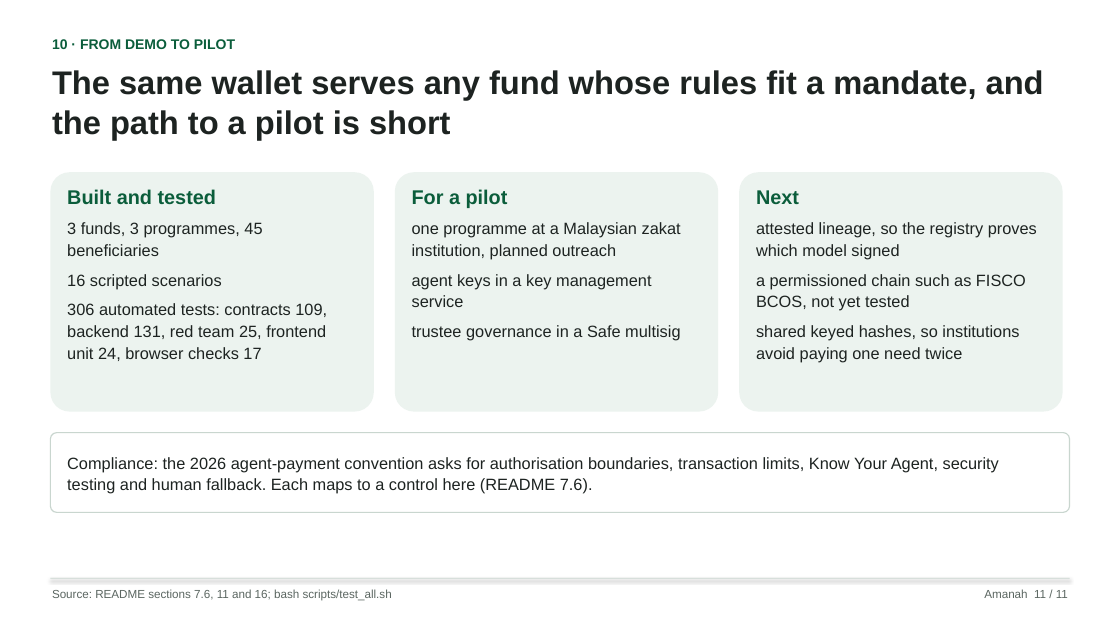
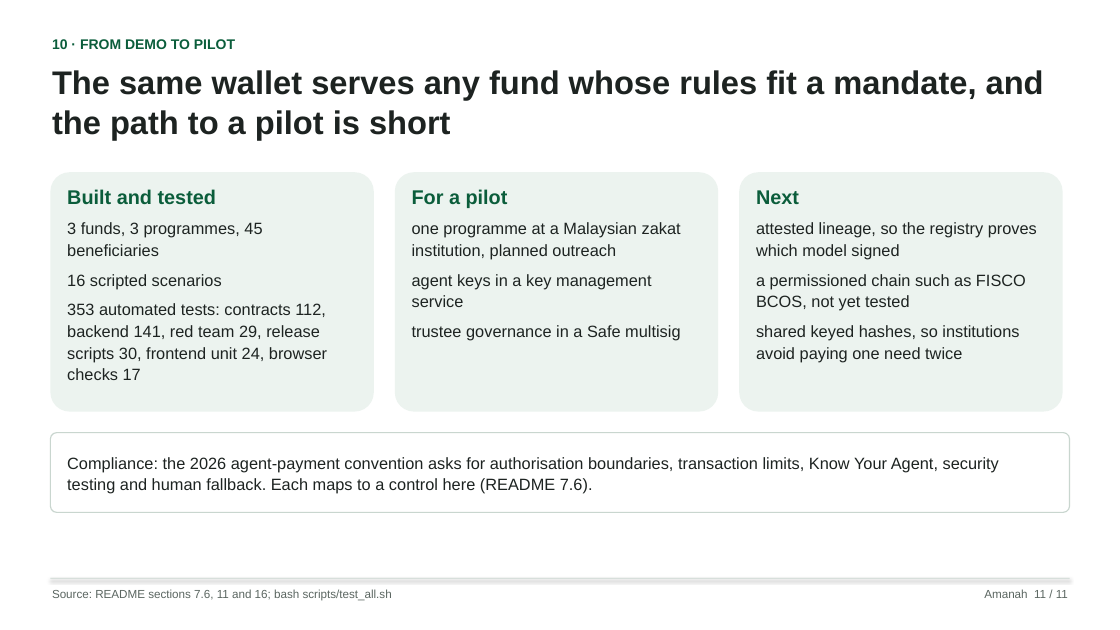
Before and after one commit to hafizmnazman/amanah-wallet, a slide deck: slide 11 of docs/deck/amanah-deck.pptx. Drawn at 1120x630 pixels with LibreOffice and Linux fonts; fonts in the diff are those of the drawing. Boxes give left, top, right and bottom in pixels: in the first picture for what was removed or moved away, otherwise in the second. Text is boxed around its words. In the diff, an @@ line names an element or a change of style, - is before the commit and + after.

```diff
--- a/docs/deck/amanah-deck.pptx
+++ b/docs/deck/amanah-deck.pptx
@@ text at box(67, 303, 327, 380): text changed @@
-306 automated tests: contracts 109, backend 131, red team 25, frontend unit 24, browser checks 17
+353 automated tests: contracts 112, backend 141, red team 29, release scripts 30, frontend unit 24, browser checks 17
```
Also in this commit, not shown: 7 other slides changed, 6 other files.
